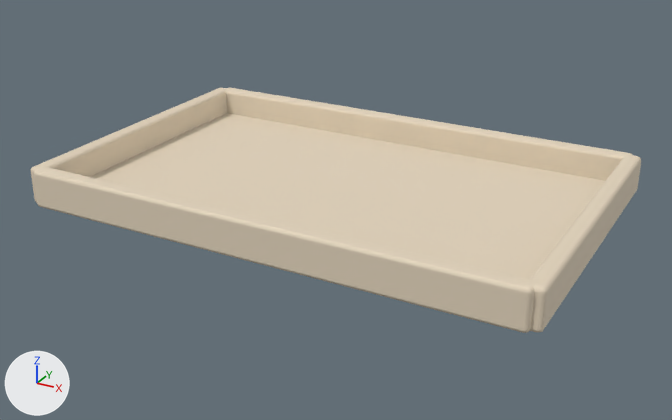
An edit to the glTF model game/asset/runtime/models/tool-tray-v2.glb, drawn before and after from the same camera.
Rendered twice from a 50 mm camera at (0.579, -1.065, 0.506) aimed at (0.003, -0.017, -0.017). Arrows for +X, +Y and +Z are at lower left; the lights stay in place. The picture after the commit comes second. Where no turn or scale is listed for an object, it has been applied to the vertices.

The older version as bpy lines, for what is in view:
```python
ob_tray_base = bpy.data.objects.new('Tray base', me_mesh_0)
ob_tray_base.location = (0.0, 0.0, 0.0)
ob_tray_raised_end = bpy.data.objects.new('Tray raised end', me_mesh_1)
ob_tray_raised_end.parent = ob_wooden_tool_tray
ob_tray_raised_end.location = (-0.35, 0.0, 0.022)
ob_tray_raised_end_001 = bpy.data.objects.new('Tray raised end.001', me_mesh_2)
ob_tray_raised_end_001.parent = ob_wooden_tool_tray
ob_tray_raised_end_001.location = (0.35, 0.0, 0.022)
ob_tray_raised_side = bpy.data.objects.new('Tray raised side', me_mesh_3)
ob_tray_raised_side.parent = ob_wooden_tool_tray
ob_tray_raised_side.location = (0.0, 0.22, 0.022)
ob_tray_raised_side_001 = bpy.data.objects.new('Tray raised side.001', me_mesh_4)
ob_tray_raised_side_001.parent = ob_wooden_tool_tray
ob_tray_raised_side_001.location = (0.0, -0.22, 0.022)
```
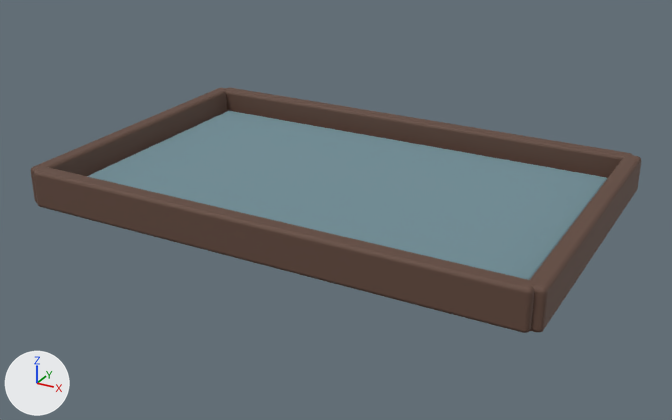
Pixel boxes [x1, y1, x2, y2] of what changed, in the pictures (672 x 420 px):
```json
{"object": "Blue woven tool cushion", "change": "added", "after": [87, 111, 607, 280]}
{"object": "Tray base", "change": "recoloured", "before": [91, 113, 605, 280], "after": [91, 113, 605, 280]}
{"object": "Tray raised side.001", "change": "recoloured", "before": [33, 167, 535, 333], "after": [33, 167, 535, 333], "on screen": "beige to brown"}
{"object": "Tray raised side", "change": "recoloured", "before": [225, 87, 633, 178], "after": [225, 87, 633, 178], "on screen": "beige to brown"}
{"object": "Tray raised end.001", "change": "recoloured", "before": [530, 155, 641, 332], "after": [530, 155, 641, 332], "on screen": "darker"}
{"object": "Tray raised end", "change": "recoloured", "before": [31, 88, 227, 203], "after": [31, 88, 227, 203], "on screen": "beige to brown"}
```

Scene script edits in JSON lines:
```json
{"op": "add", "block": "mat_dark_walnut_tray_frame", "code": ["mat_dark_walnut_tray_frame = principled_material('Dark walnut tray frame')", "mat_dark_walnut_tray_frame.base_color = (0.122, 0.0648, 0.0452)  # brown #62483c", "mat_dark_walnut_tray_frame.roughness = 0.72"]}
{"op": "add", "block": "mat_muted_blue_linen_tool_lining", "code": ["mat_muted_blue_linen_tool_lining = principled_material('Muted blue linen tool lining')", "mat_muted_blue_linen_tool_lining.base_color = (0.168, 0.275, 0.314)  # greyish cyan #728f98", "mat_muted_blue_linen_tool_lining.roughness = 1.0"]}
{"block": "me_mesh_0", "where": "me_mesh_0.from_pydata(...)  # 56 vertices, 108 faces; spans x -0.35..0.35, y -0.22..0.22, z -0.009..0.009"}
{"op": "remove", "block": "me_mesh_0", "code": "me_mesh_0.materials.append(mat_oiled_oak)  # beige #e4d5bd"}
{"op": "add", "block": "me_mesh_0", "code": "me_mesh_0.materials.append(mat_dark_walnut_tray_frame)  # brown #62483c"}
{"block": "me_mesh_4", "where": "me_mesh_4.from_pydata(...)  # 56 vertices, 108 faces; spans x -0.35..0.35, y -0.013..0.013, z -0.027..0.027"}
{"op": "remove", "block": "me_mesh_4", "code": "me_mesh_4.materials.append(mat_oiled_oak)  # beige #e4d5bd"}
{"op": "add", "block": "me_mesh_4", "code": "me_mesh_4.materials.append(mat_dark_walnut_tray_frame)  # brown #62483c"}
{"op": "add", "block": "me_mesh_5", "code": ["me_mesh_5 = me_mesh_4.copy(); me_mesh_5.name = 'Mesh_5'  # the mesh of ob_tray_raised_side_001"]}
{"op": "add", "block": "me_mesh_3_1", "code": ["me_mesh_3_1 = bpy.data.meshes.new('Mesh_3')", "me_mesh_3_1.from_pydata(...)  # 56 vertices, 108 faces; spans x -0.012..0.012, y -0.225..0.225, z -0.028..0.028", "me_mesh_3_1.materials.append(mat_dark_walnut_tray_frame)  # brown #62483c"]}
{"op": "add", "block": "me_mesh_1_1", "code": ["me_mesh_1_1 = bpy.data.meshes.new('Mesh_1')", "me_mesh_1_1.from_pydata(...)  # 56 vertices, 108 faces; spans x -0.325..0.325, y -0.195..0.195, z -0.006..0.006", "me_mesh_1_1.materials.append(mat_muted_blue_linen_tool_lining)  # greyish cyan #728f98"]}
{"op": "set", "path": "ob_tray_raised_end_001", "old": "bpy.data.objects.new('Tray raised end.001', me_mesh_2)", "new": "bpy.data.objects.new('Tray raised end.001', me_mesh_3_1)"}
{"op": "set", "path": "ob_tray_raised_side", "old": "bpy.data.objects.new('Tray raised side', me_mesh_3)", "new": "bpy.data.objects.new('Tray raised side', me_mesh_4)"}
{"op": "set", "path": "ob_tray_raised_side_001", "old": "bpy.data.objects.new('Tray raised side.001', me_mesh_4)", "new": "bpy.data.objects.new('Tray raised side.001', me_mesh_5)"}
{"op": "add", "block": "ob_blue_woven_tool_cushion", "code": ["ob_blue_woven_tool_cushion = bpy.data.objects.new('Blue woven tool cushion', me_mesh_1_1)", "ob_blue_woven_tool_cushion.location = (0.0, 0.0, 0.014)"]}
```
